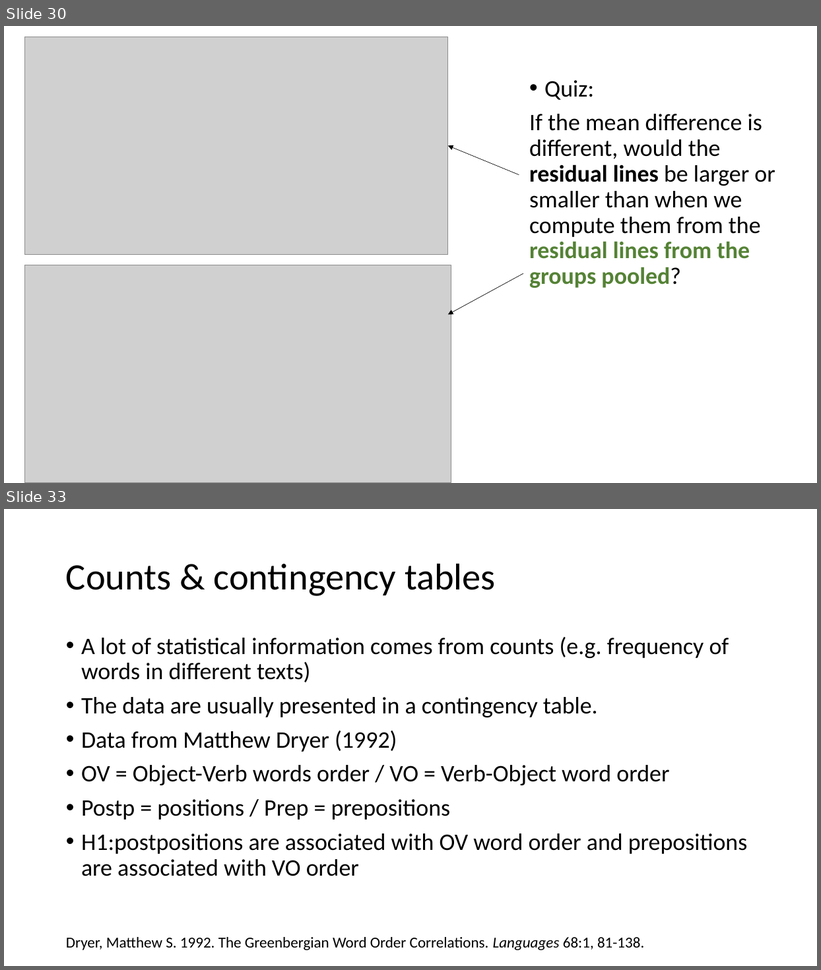
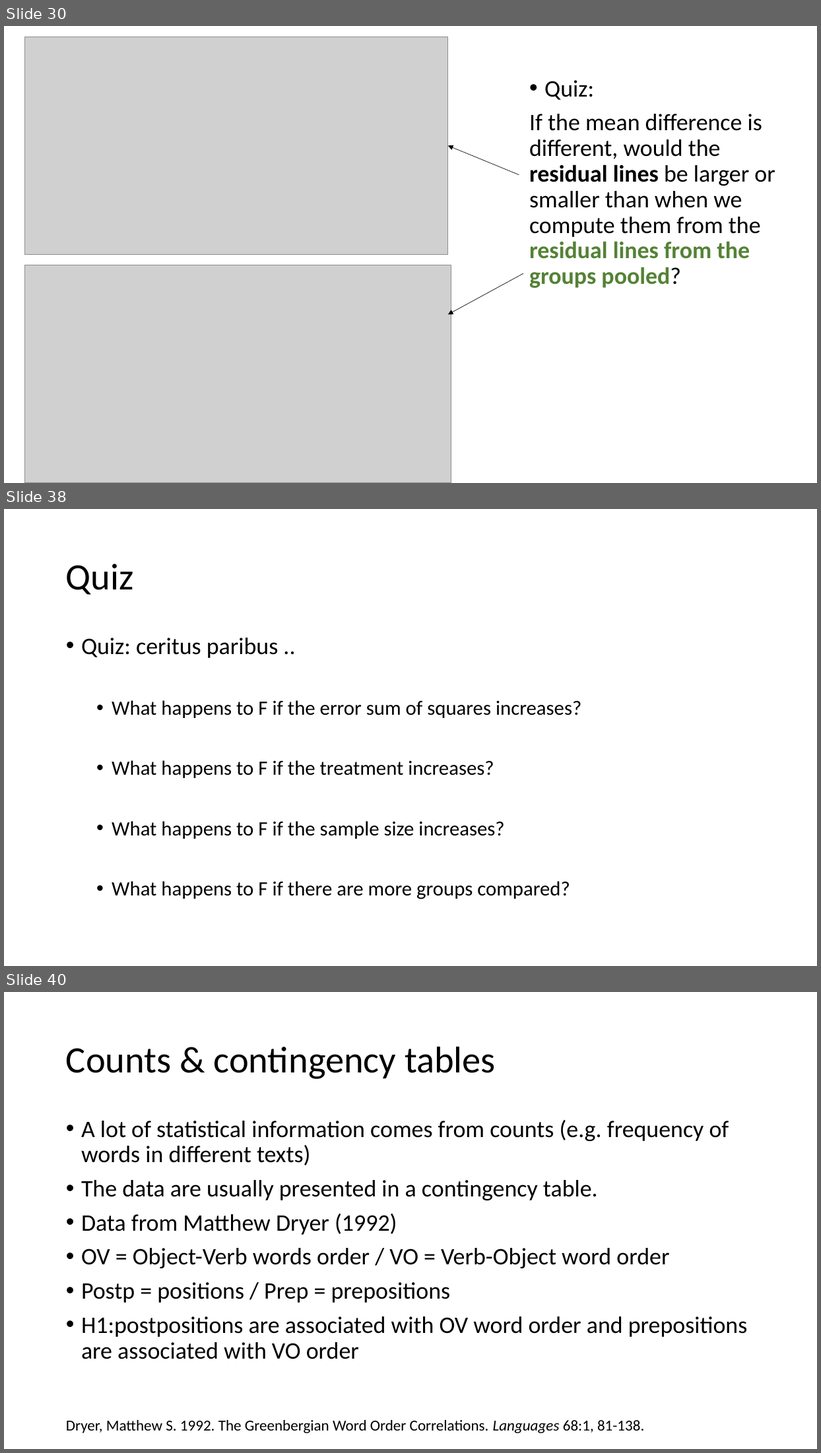
Before and after one commit to ajrtallman/StatisticsinLinguistics_FSU_2023_2024, a slide deck: 02_slides/Statistics for linguists 2023-11-29.pptx. Shown one above the other, each under a label of ours: slides 30 and 33 before the commit, slides 30, 38 and 40 after it; the slides between them are not shown. The pictures are 821x970 and 821x1453 pixels, drawn with LibreOffice and Linux fonts; fonts in the diff are those of the drawing; grey boxes stand for pictures. Boxes give left, top, right and bottom in pixels: in the first picture for what was removed or moved away, otherwise in the second. Text is boxed around its words. In the diff, an @@ line names an element or a change of style, - is before the commit and + after.

```diff
--- a/02_slides/Statistics for linguists 2023-11-29.pptx
+++ b/02_slides/Statistics for linguists 2023-11-29.pptx
@@ slide 38 added at box(4, 509, 817, 966), background #FFFFFF @@
@@ title added at box(66, 564, 134, 595), 44 pt, text #000000 @@
+Quiz
@@ text added at box(81, 638, 582, 900), 24 pt, text #000000 @@
+• Quiz: ceritus paribus ..
+  • What happens to F if the error sum of squares increases?
+  • What happens to F if the treatment increases?
+  • What happens to F if the sample size increases?
+  • What happens to F if there are more groups compared?
@@ what was slide 33 is now slide 40 @@
```
Also in this commit, not shown: 16 slides changed, 7 other slides added, 1 slide removed, 29 other files.
